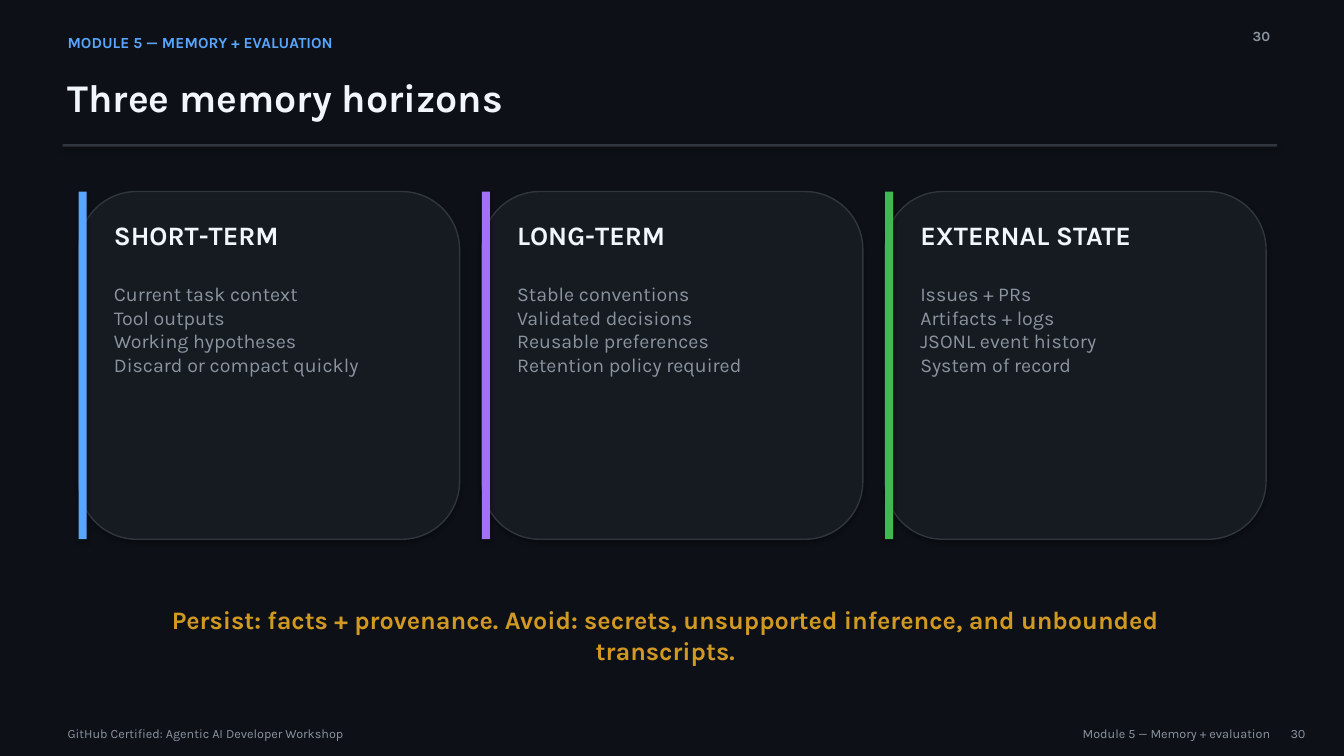
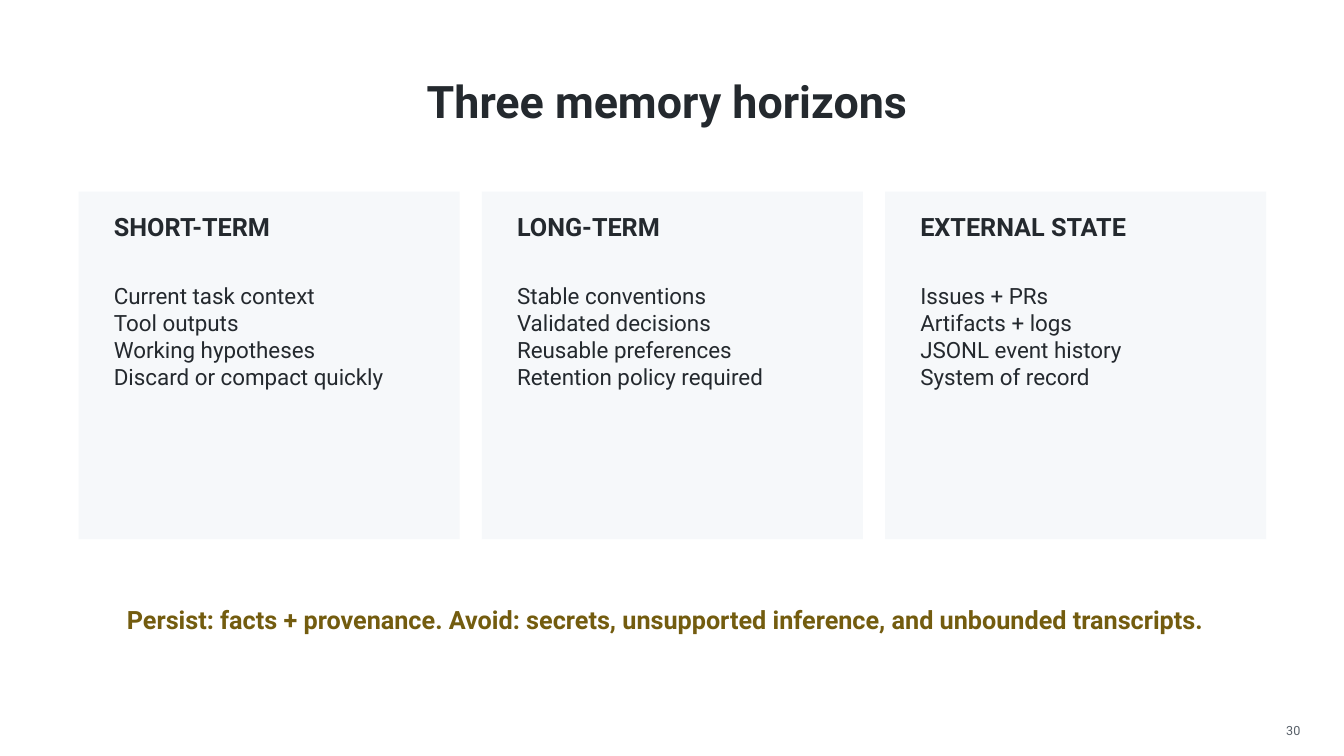
Before and after one commit to martins-vds/agentic-sdlc, a slide deck: slide 30 of slides/github-agentic-ai-developer-workshop.pptx. Drawn at 1344x756 pixels with LibreOffice and Linux fonts; fonts in the diff are those of the drawing. Boxes give left, top, right and bottom in pixels: in the first picture for what was removed or moved away, otherwise in the second. Text is boxed around its words. In the diff, an @@ line names an element or a change of style, - is before the commit and + after.

```diff
--- a/slides/github-agentic-ai-developer-workshop.pptx
+++ b/slides/github-agentic-ai-developer-workshop.pptx
@@ background #0D1117 to #FFFFFF @@
@@ text "Three memory horizons": place and size @@
-text "Three memory horizons" at (68, 84, 503, 122)
+text "Three memory horizons" at (427, 84, 907, 128)
@@ text "Three memory horizons" at (427, 84, 907, 128): size 28 to 32 pt, font Karla to Roboto, text colour #F0F6FC to #24292E; alignment left to centre; vertical alignment top to middle @@
@@ text removed at (68, 38, 333, 48) @@
-MODULE 5 — MEMORY + EVALUATION
@@ text removed at (1253, 32, 1271, 41) @@
-30
@@ rectangle removed at (63, 144, 1277, 147) @@
@@ rounded rectangle removed at (79, 192, 460, 539) @@
@@ rectangle added at (79, 192, 460, 539), fill #F6F8FA @@
@@ text "SHORT-TERM": place and size @@
-text "SHORT-TERM" at (114, 227, 279, 246)
+text "SHORT-TERM" at (114, 218, 270, 237)
@@ rounded rectangle removed at (482, 192, 863, 539) @@
@@ rectangle removed at (482, 192, 490, 539) @@
@@ rectangle added at (482, 192, 863, 539), fill #F6F8FA @@
@@ text "LONG-TERM": place and size @@
-text "LONG-TERM" at (517, 227, 665, 246)
+text "LONG-TERM" at (517, 218, 660, 237)
@@ rectangle: place and size @@
-rectangle at (79, 192, 87, 539)
+rectangle at (885, 192, 1266, 539)
@@ rectangle at (885, 192, 1266, 539): fill #58A6FF to #F6F8FA; shadow off @@
@@ rounded rectangle removed at (885, 192, 1266, 539) @@
@@ rectangle removed at (885, 192, 893, 539) @@
@@ size 19 to 18 pt, font Karla to Roboto, text colour #F0F6FC to #24292E in 3 elements at (114, 218, 270, 237), (517, 218, 660, 237), (920, 218, 1126, 237) @@
@@ text "EXTERNAL STATE": place and size @@
-text "EXTERNAL STATE" at (920, 227, 1131, 246)
+text "EXTERNAL STATE" at (920, 218, 1126, 237)
@@ size 14 to 16 pt, font Karla to Roboto, text colour #8B949E to #24292E in 3 elements at (114, 287, 383, 390), (517, 287, 762, 390), (920, 288, 1121, 390) @@
@@ text "Persist: facts + provenance. Avoid: ..." at (127, 610, 1203, 634): font Karla to Roboto, text colour #D29922 to #735C0F @@
@@ text "30" at (1286, 726, 1300, 735): font Karla to Roboto, text colour #8B949E to #586069 @@
@@ text removed at (68, 729, 343, 741) @@
-GitHub Certified: Agentic AI Developer Workshop
@@ text removed at (1083, 729, 1270, 741) @@
-Module 5 — Memory + evaluation
```
Also in this commit, not shown: 37 other slides changed, 7 other files.
